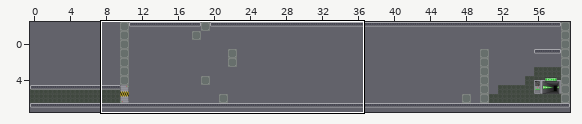
Tiled map, stored at maps/tieldmaps/solo/themagnet/09.tmx. Above: a wide view before the commit, with the close-up outlined.
Close-up. Before:
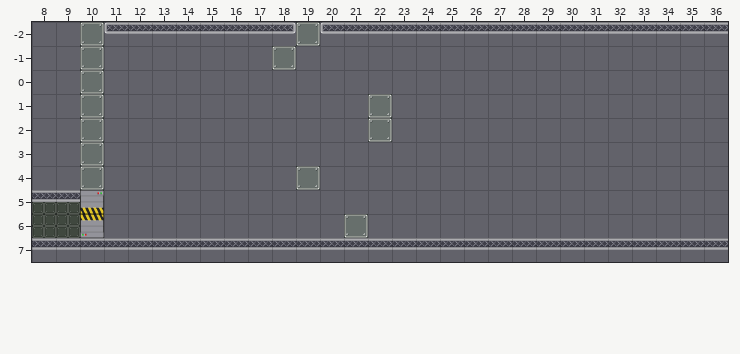
Cells are 64x64 px. Shown: x 8..36, y -2..7. The commit also changed other parts of the map, which this record leaves out. The old version is drawn lined up with the new one.
The result:
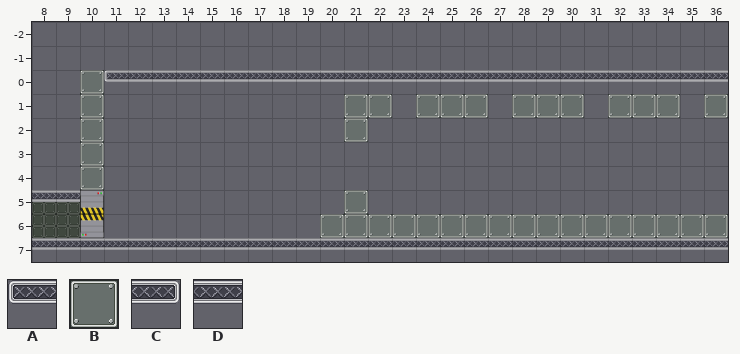
Key: from "left": A 0; from "mur": B 0; from "right": C 0; from "sol": D 0.
_ is an empty cell.
The edit:
{"change": "map size 60x10 -> 60x8 cells (old content now starts at 0,-2; both pictures use the new coordinates)"}
{"where": "layer \"front\""}
{"y":-2,"x":10,"old":"BADDDDDDCBADDDDDDDDDDDDDDDD","new":"___________________________"}
{"y":-1,"x":10,"old":"B","new":"_"}
{"y":-1,"x":18,"old":"B","new":"_"}
{"y":0,"x":11,"old":"__________________________","new":"ADDDDDDDDDDDDDDDDDDDDDDDDD"}
{"y":1,"x":21,"old":"_","new":"B"}
{"y":1,"x":24,"old":"___","new":"BBB"}
{"y":1,"x":28,"old":"___","new":"BBB"}
{"y":1,"x":32,"old":"___","new":"BBB"}
{"y":1,"x":36,"old":"_","new":"B"}
{"y":2,"x":21,"old":"_B","new":"B_"}
{"y":4,"x":19,"old":"B","new":"_"}
{"y":5,"x":21,"old":"_","new":"B"}
{"y":6,"x":20,"old":"_","new":"B"}
{"y":6,"x":22,"old":"_______________","new":"BBBBBBBBBBBBBBB"}
{"label":"changed","picture_box":[80,22,728,142]}
{"label":"removed","picture_box":[296,166,320,190]}
{"label":"added","picture_box":[320,190,728,238]}
